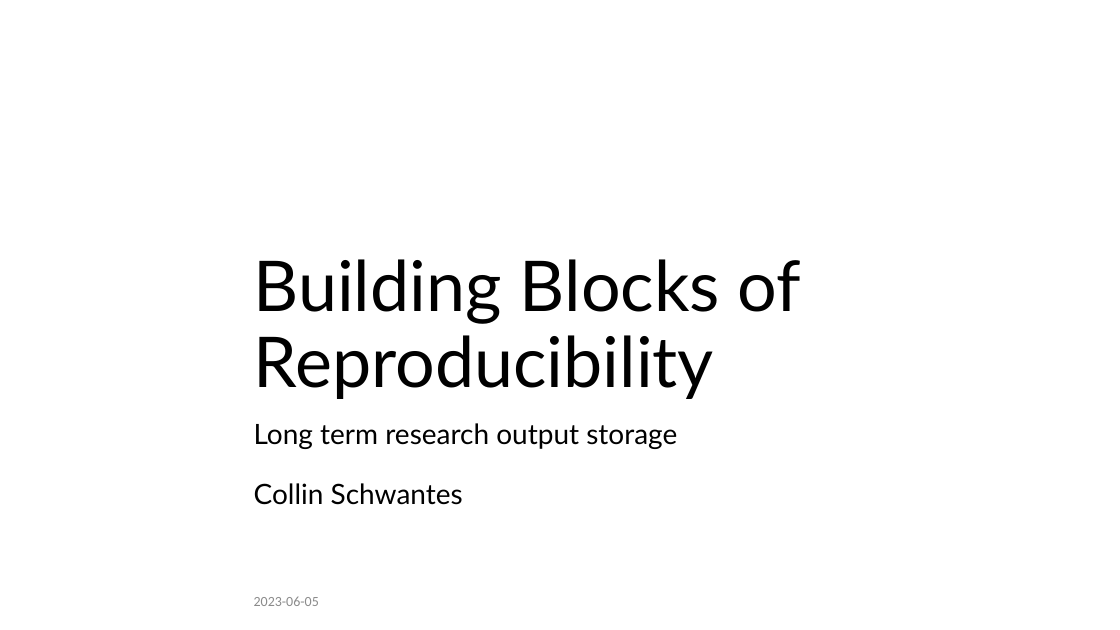
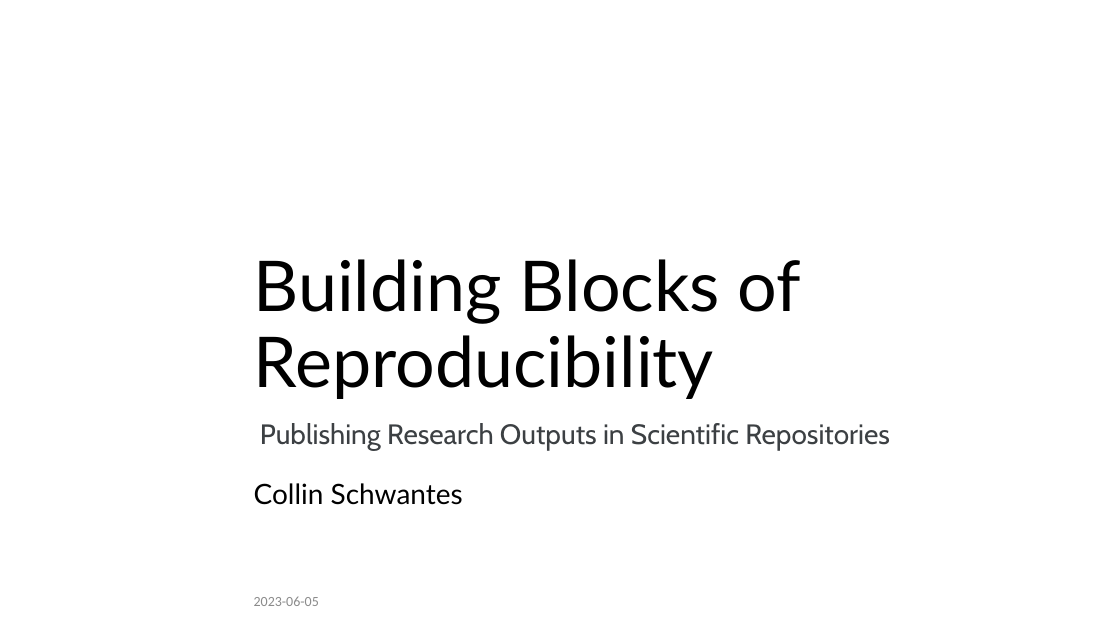
Before and after one commit to ecohealthalliance/building-blocks-of-reproducibility, a slide deck: slide 1 of talks/long_term_data_storage.pptx. Drawn at 1120x630 pixels with LibreOffice and Linux fonts; fonts in the diff are those of the drawing; background and template pictures are left out. Boxes give left, top, right and bottom in pixels: in the first picture for what was removed or moved away, otherwise in the second. Text is boxed around its words. In the diff, an @@ line names an element or a change of style, - is before the commit and + after.

```diff
--- a/talks/long_term_data_storage.pptx
+++ b/talks/long_term_data_storage.pptx
@@ subtitle at [254, 423, 890, 505]: text changed; font Lato to Cabin; text colour #000000 to #3C4043 @@
-Long term research output storage
-Collin Schwantes
+Publishing Research Outputs in Scientific Repositories
+Collin Schwantes
```
Also in this commit, not shown: 10 other slides changed, 14 other files.
